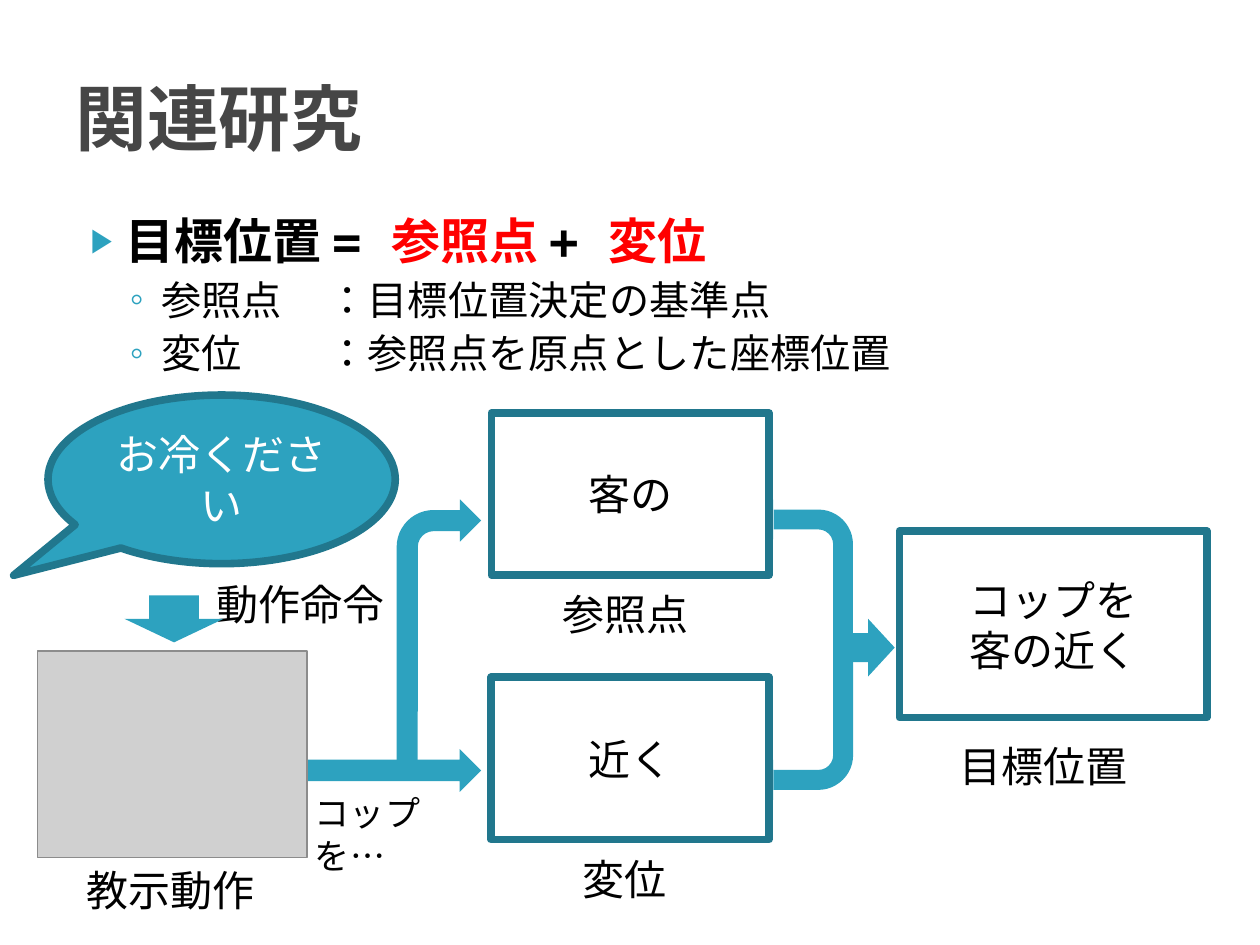
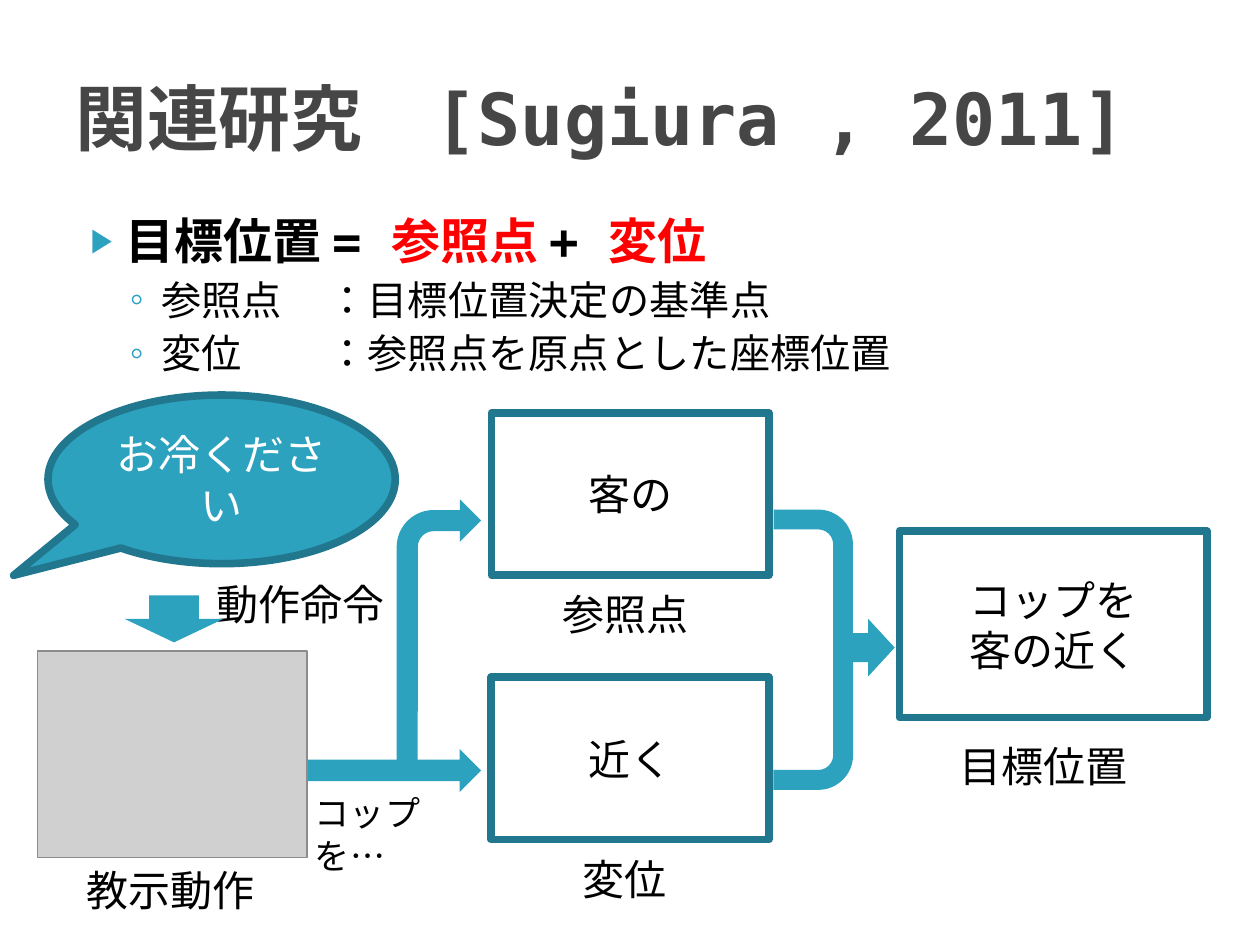
Before and after one commit to TetsuyaKomota/GitforEclipseTest, a slide deck: slide 4 of IntentionLearning/memo/presentation/卒論発表会スライド.pptx (slide 5 before the commit). Drawn at 1260x945 pixels with LibreOffice and Linux fonts; fonts in the diff are those of the drawing; grey boxes stand for pictures. Boxes give left, top, right and bottom in pixels: in the first picture for what was removed or moved away, otherwise in the second. Text is boxed around its words. In the diff, an @@ line names an element or a change of style, - is before the commit and + after.

```diff
--- a/IntentionLearning/memo/presentation/卒論発表会スライド.pptx
+++ b/IntentionLearning/memo/presentation/卒論発表会スライド.pptx
@@ title at (75, 84, 1126, 160): text changed @@
-関連研究
+関連研究 [Sugiura , 2011]
```
Also in this commit, not shown: 2 other slides changed, 3 other files.
